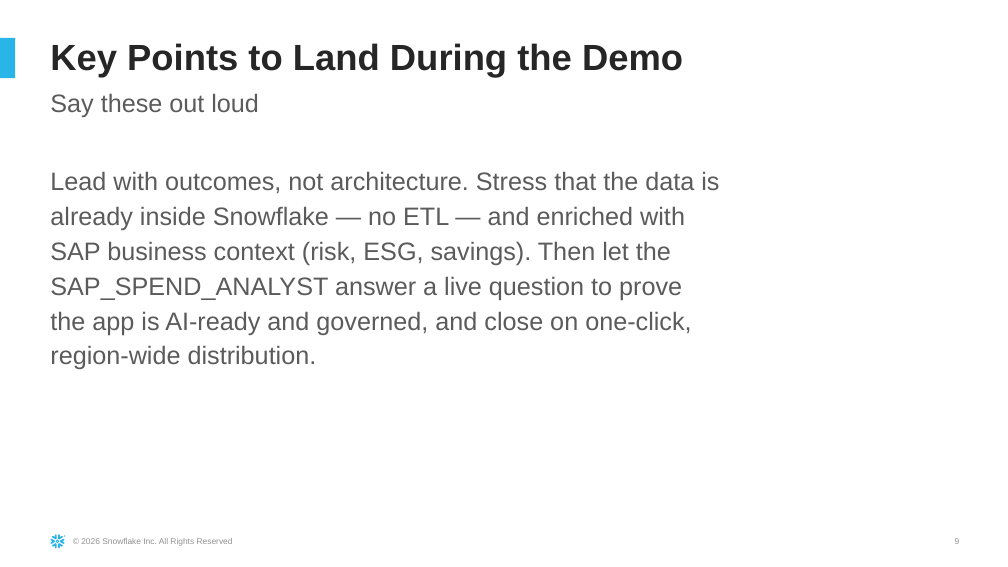
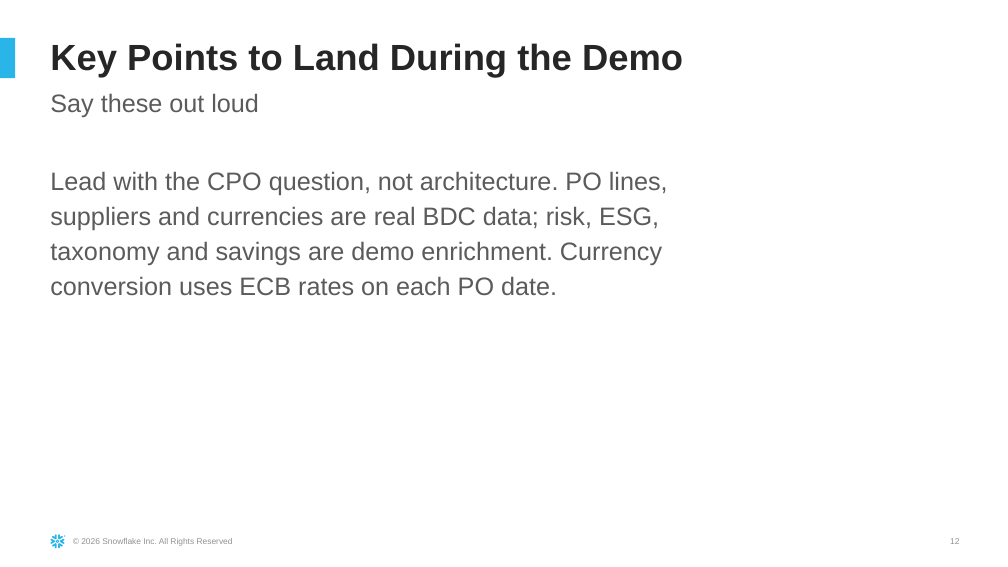
Before and after one commit to sfc-gh-dfreriks/sap-bdc-spend-360, a slide deck: slide 12 of docs/SAP_Spend_360_Demo_Guide.pptx (slide 9 before the commit). Drawn at 1008x567 pixels with LibreOffice and Linux fonts; fonts in the diff are those of the drawing. Boxes give left, top, right and bottom in pixels: in the first picture for what was removed or moved away, otherwise in the second. Text is boxed around its words. In the diff, an @@ line names an element or a change of style, - is before the commit and + after.

Commit message:
Rebuild the Spend 360 demo guide deck from a script
tools/build_demo_guide.py rewrites the July guide's text frames in place from
/tmp/spend_facts.json and adds three screenshot slides after Demo Act 1, the same
method as Working Capital 360. docs/SAP_Spend_360_Demo_Guide.pptx regenerated.

```diff
--- a/docs/SAP_Spend_360_Demo_Guide.pptx
+++ b/docs/SAP_Spend_360_Demo_Guide.pptx
@@ text at (x1=50, y1=171, x2=668, y2=295): text changed @@
-Lead with outcomes, not architecture. Stress that the data is already inside Snowflake — no ETL — and enriched with SAP business context (risk, ESG, savings). Then let the SAP_SPEND_ANALYST answer a live question to prove the app is AI-ready and governed, and close on one-click, region-wide distribution.
+Lead with the CPO question, not architecture. PO lines, suppliers and currencies are real BDC data; risk, ESG, taxonomy and savings are demo enrichment. Currency conversion uses ECB rates on each PO date.
@@ page number at (x1=950, y1=538, x2=959, y2=544): text changed @@
-9
+12
```
Also in this commit, not shown: 11 other slides changed, 3 slides added, 1 other file.
